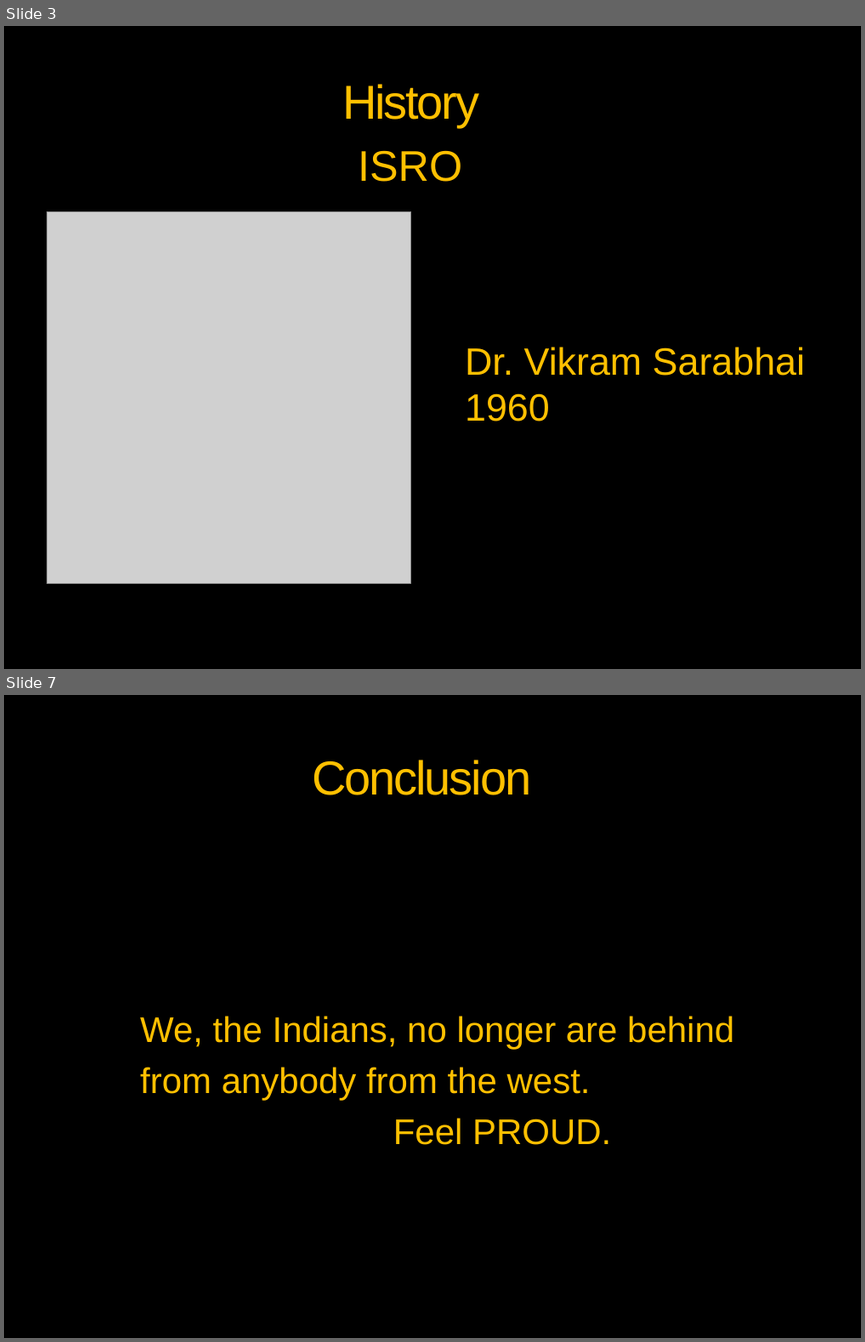
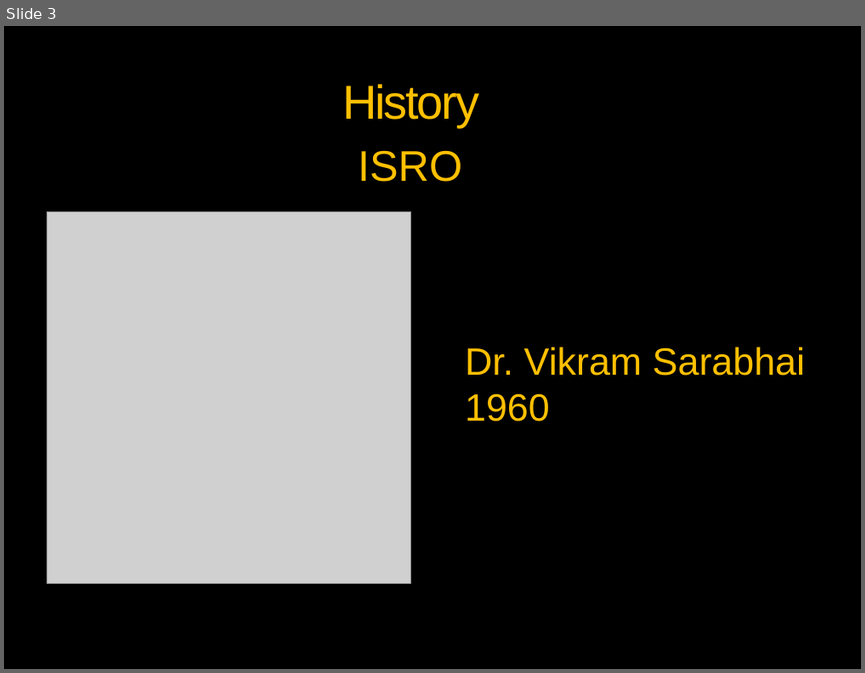
Before and after one commit to vickaas13/tedx, a slide deck: MOM- Taking India to MARS.pptx. Shown one above the other, each under a label of ours: slides 3 and 7 before the commit, slide 3 after it; the slides between them are not shown. The pictures are 865x1342 and 865x673 pixels, drawn with LibreOffice and Linux fonts; fonts in the diff are those of the drawing; grey boxes stand for pictures; background and template pictures are left out. Boxes give left, top, right and bottom in pixels: in the first picture for what was removed or moved away, otherwise in the second. Text is boxed around its words. In the diff, an @@ line names an element or a change of style, - is before the commit and + after.

```diff
--- a/MOM- Taking India to MARS.pptx
+++ b/MOM- Taking India to MARS.pptx
@@ slide 7 removed at (4, 695, 861, 1338), background picture (left out); not listed: 3 template elements that a slide beside it also shows @@
@@ title removed at (312, 760, 531, 795) @@
-Conclusion
@@ text removed at (140, 1015, 734, 1145) @@
-We, the Indians, no longer are behind
-from anybody from the west.
-Feel PROUD.
```
Also in this commit, not shown: 1 slide changed, 3 slides added, 3 other slides removed, 1 other file.
